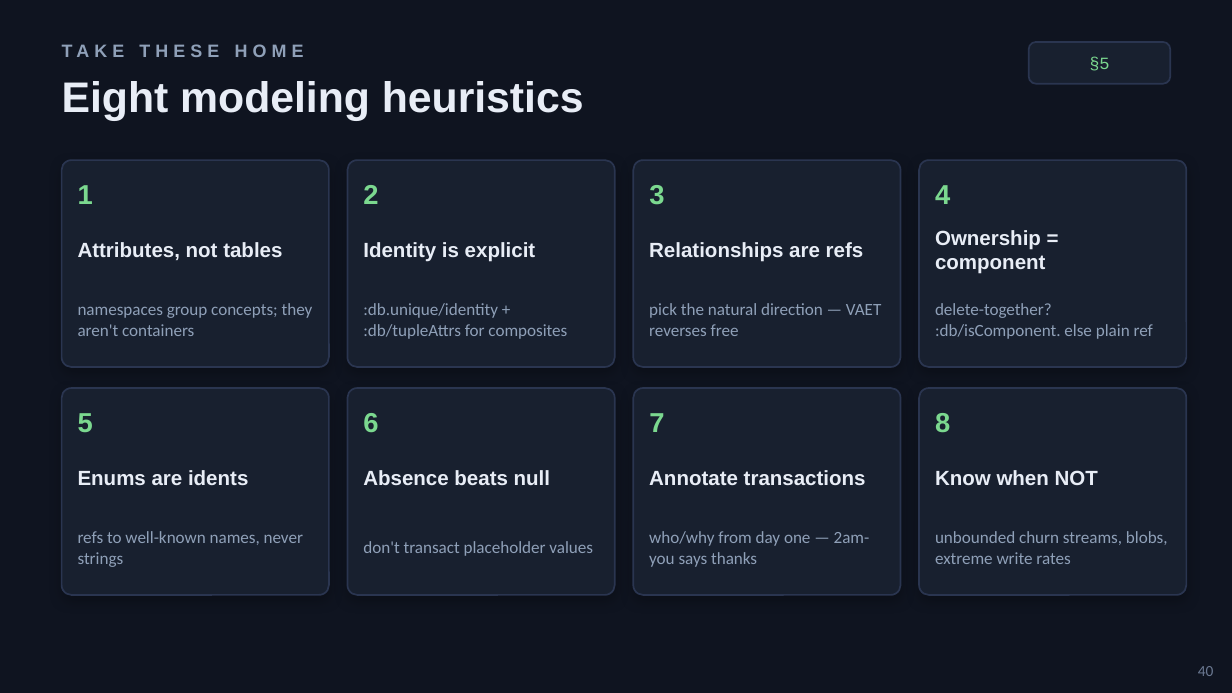
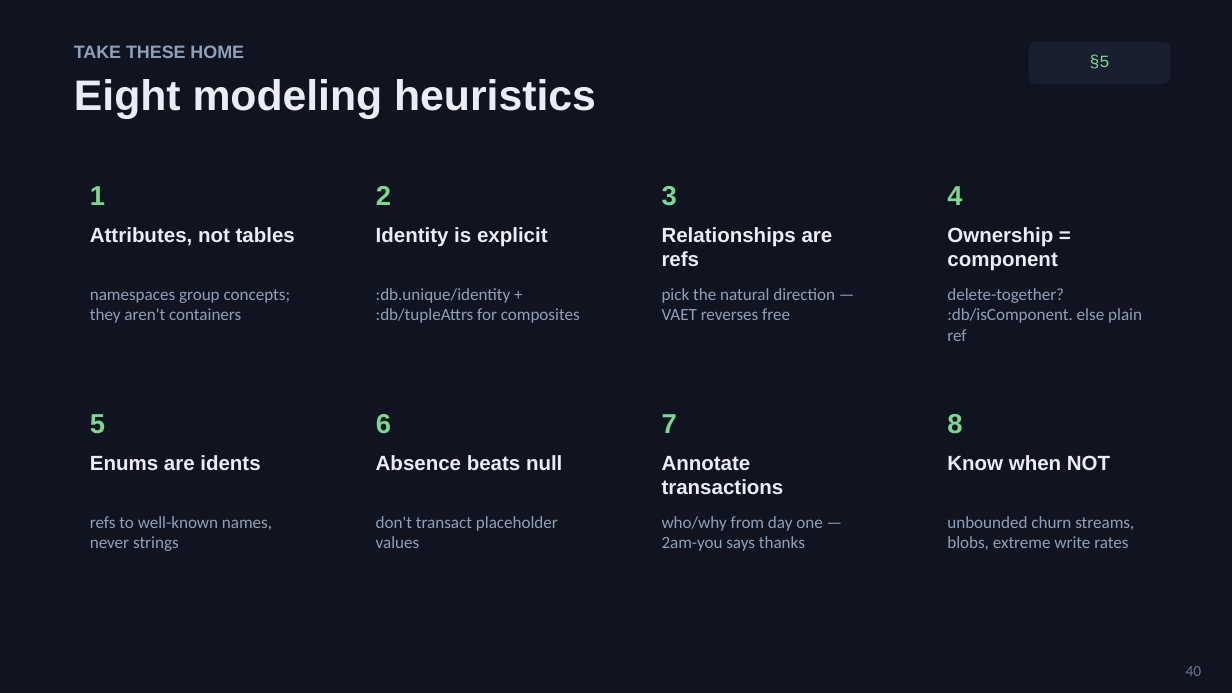
Before and after one commit to 4coders-com-br/datomic-model, a slide deck: slide 40 of domain-modeling-with-datoms.pptx. Drawn at 1232x693 pixels with LibreOffice and Linux fonts; fonts in the diff are those of the drawing. Boxes give left, top, right and bottom in pixels: in the first picture for what was removed or moved away, otherwise in the second. Text is boxed around its words. In the diff, an @@ line names an element or a change of style, - is before the commit and + after.

```diff
--- a/domain-modeling-with-datoms.pptx
+++ b/domain-modeling-with-datoms.pptx
@@ text "TAKE THESE HOME" at [74, 45, 244, 58]: letter spacing 3 to 0 pt; vertical alignment middle to top @@
@@ rounded rectangle "§5" at [1029, 42, 1170, 84]: vertical alignment middle to top; outline #2A3550 1 pt to none; proportions changed @@
@@ rounded rectangle removed at [62, 160, 329, 367] @@
@@ rounded rectangle removed at [347, 160, 615, 367] @@
@@ rounded rectangle removed at [633, 160, 901, 367] @@
@@ rounded rectangle removed at [919, 160, 1186, 367] @@
@@ rounded rectangle removed at [62, 388, 329, 595] @@
@@ rounded rectangle removed at [347, 388, 615, 595] @@
@@ rounded rectangle removed at [633, 388, 901, 595] @@
@@ rounded rectangle removed at [919, 388, 1186, 595] @@
@@ vertical alignment middle to top in 26 elements at [1186, 666, 1202, 676], [74, 79, 596, 119], [90, 186, 105, 205], [90, 227, 295, 245], [90, 289, 291, 323], [376, 186, 391, 205], [376, 227, 548, 247], [376, 288, 580, 323], [662, 186, 677, 206], [662, 227, 833, 266], [662, 288, 835, 320], [947, 186, 962, 205], [947, 227, 1057, 271], [947, 288, 1142, 341], [90, 414, 105, 434], [90, 455, 260, 470], [90, 516, 272, 551], [376, 414, 391, 434], [376, 455, 562, 470], [376, 516, 558, 548], [662, 414, 677, 433], [662, 456, 784, 494], [662, 516, 822, 551], [947, 414, 962, 433], [947, 455, 1110, 470], [947, 516, 1134, 550] @@
```
Also in this commit, not shown: 54 other slides changed, 9 other files.
